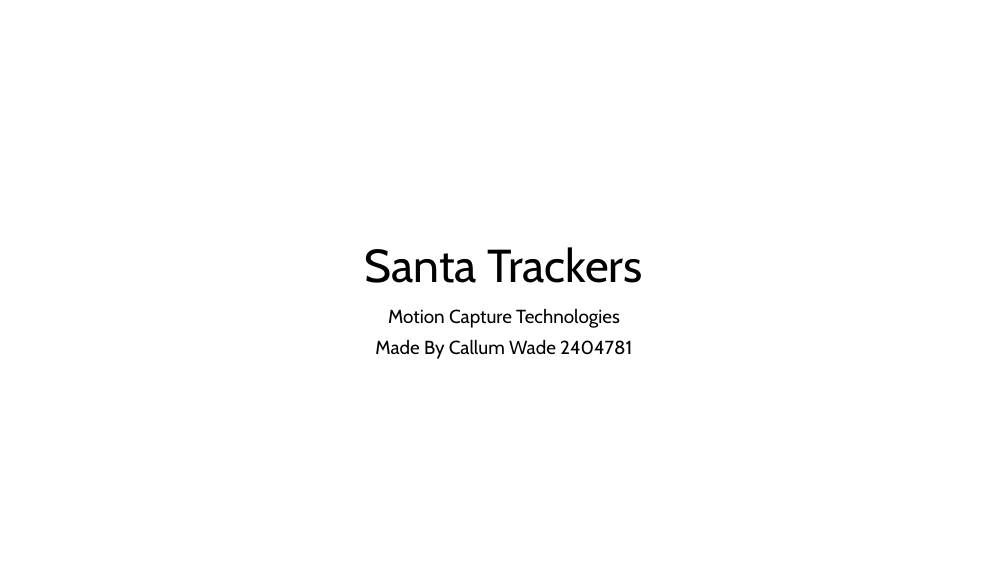
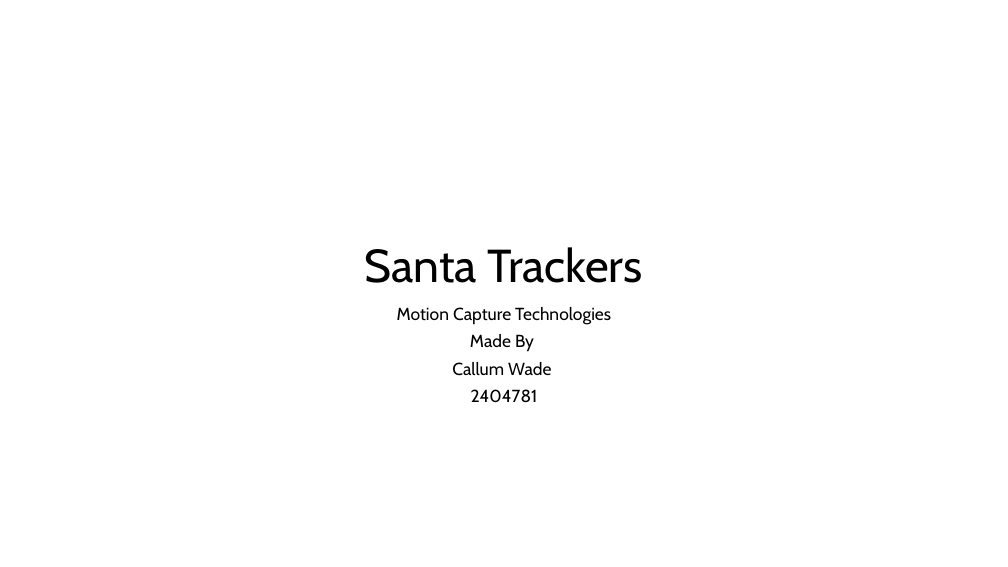
Before and after one commit to C6WX/Year-2-MoCap-Personal, a slide deck: slide 1 of Santa Trackers.pptx. Drawn at 1008x567 pixels with LibreOffice and Linux fonts; fonts in the diff are those of the drawing; background and template pictures are left out. Boxes give left, top, right and bottom in pixels: in the first picture for what was removed or moved away, otherwise in the second. Text is boxed around its words. In the diff, an @@ line names an element or a change of style, - is before the commit and + after.

```diff
--- a/Santa Trackers.pptx
+++ b/Santa Trackers.pptx
@@ subtitle at (x1=397, y1=307, x2=611, y2=325): size 18 to 16.6 pt in "Motion Capture Technologies"; line spacing 0.9 to 0.8 @@
@@ subtitle at (x1=452, y1=334, x2=551, y2=403): text changed; size 18 to 16.6 pt @@
-Made By Callum Wade 2404781
+Made By
+Callum Wade
+2404781
```
Also in this commit, not shown: 6 slides added.
